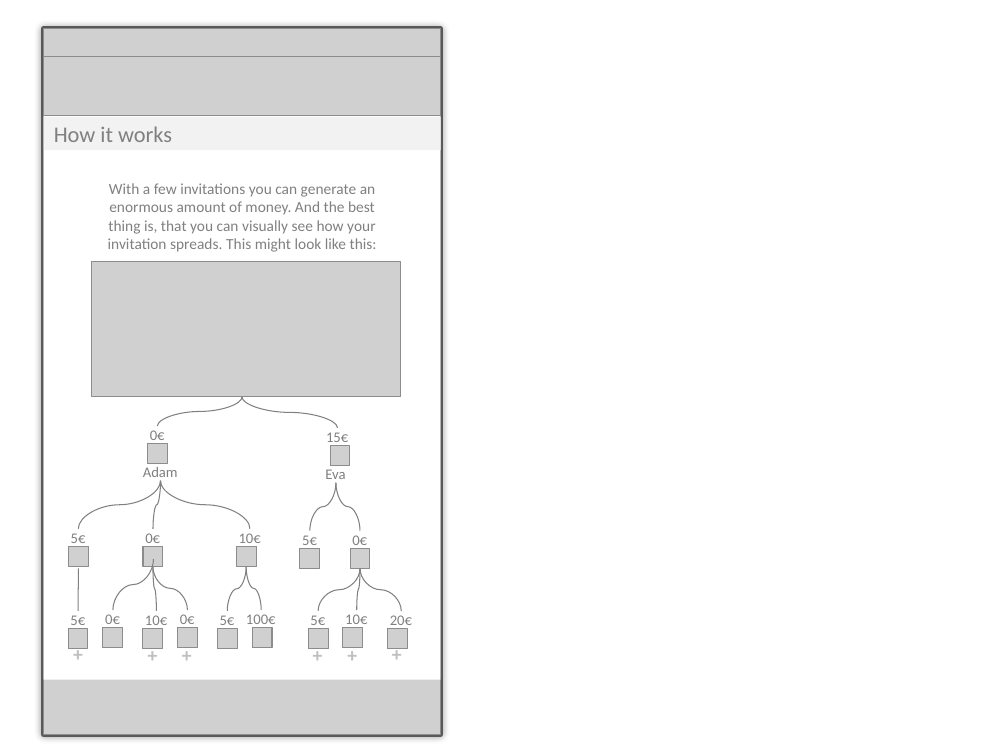
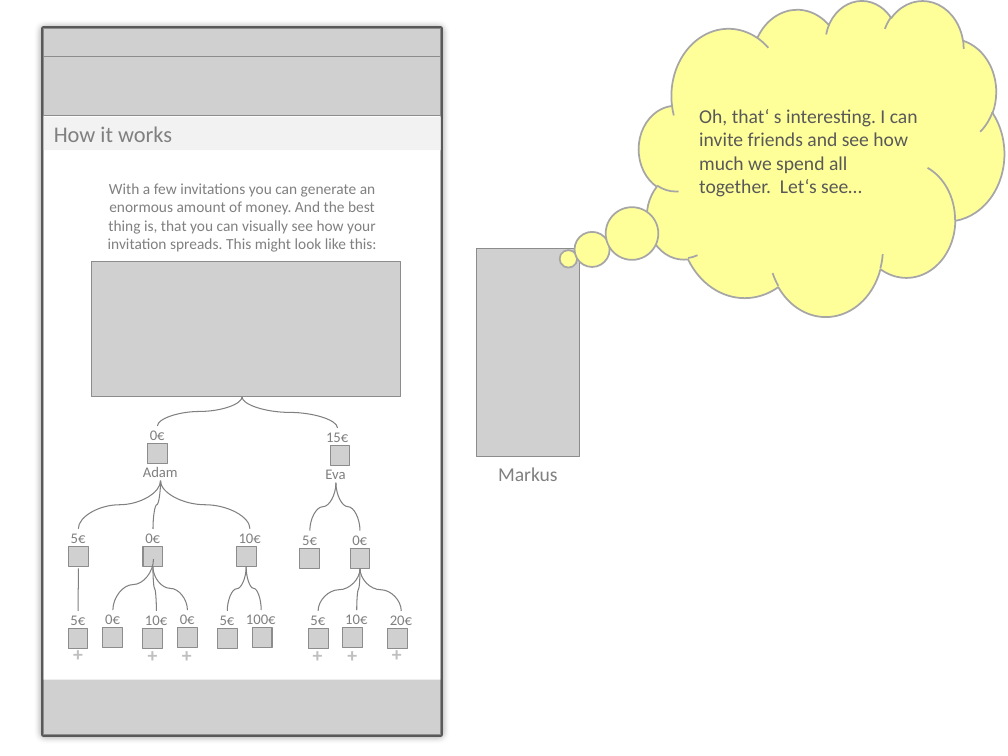
Before and after one commit to MoritzTheile/com.supeyou, a slide deck: slide 5 of com.supeyou.project/doc/SupeYou.pptx. Drawn at 1008x756 pixels with LibreOffice and Linux fonts; fonts in the diff are those of the drawing; grey boxes stand for pictures. Boxes give left, top, right and bottom in pixels: in the first picture for what was removed or moved away, otherwise in the second. Text is boxed around its words. In the diff, an @@ line names an element or a change of style, - is before the commit and + after.

```diff
--- a/com.supeyou.project/doc/SupeYou.pptx
+++ b/com.supeyou.project/doc/SupeYou.pptx
@@ thought cloud added at (639,0,1004,316), fill #FFFF99, outline #A6A6A6 1.25 pt, 14 pt, text #595959 @@
+Oh, that‘ s interesting. I can invite friends and see how much we spend all together. Let‘s see…
@@ picture added at (477,249,580,457) @@
@@ text added at (498,467,558,481), 14 pt, text #808080 @@
+Markus
```
Also in this commit, not shown: 12 other slides changed, 7 slides added, 6 slides removed, 1 other file.
